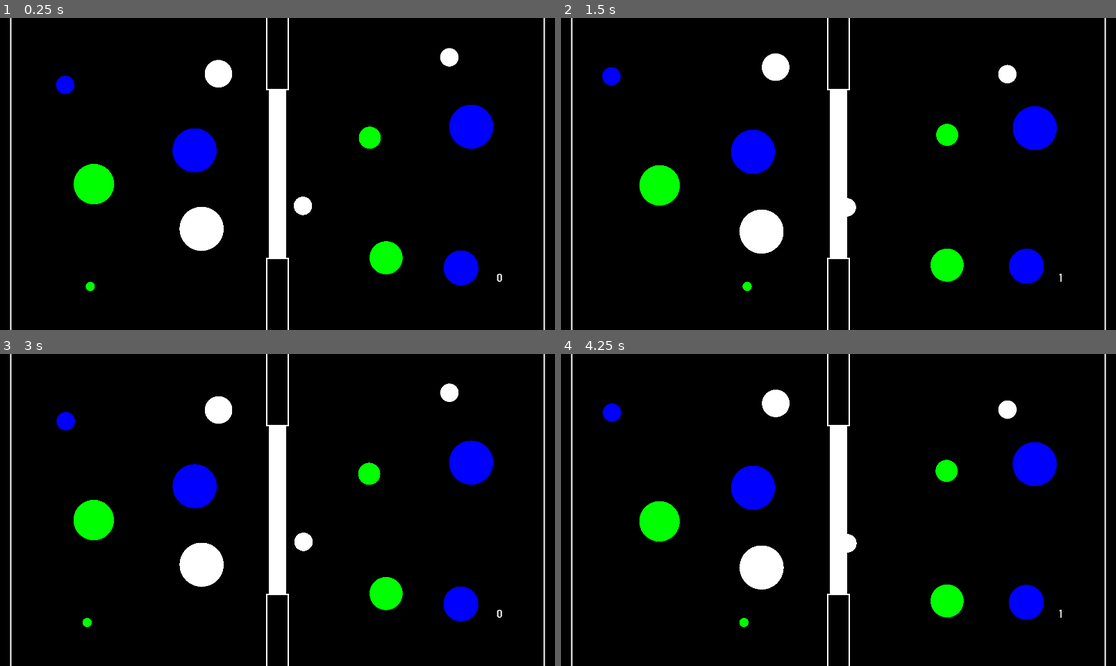
Above: before the commit, frames 1-4 (two rows, left to right).
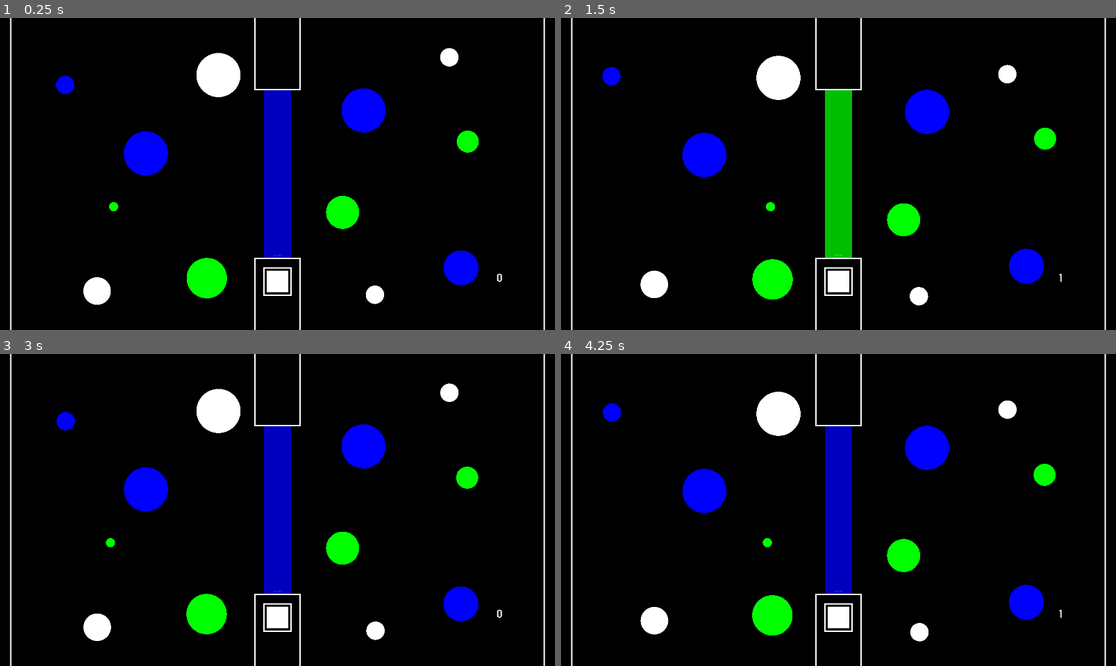
Above: after the commit, the same moments.

Repository: Dark-Gran/Spirit-Circles
Game: Godot game, scene res://src/Main.tscn
The game is run twice, just before and just after one commit, with the same random seed, the same clock (stepped at 60 frames per second) and the same inputs.
Inputs (mouse positions are in pixels of both pictures, inside the frame that each line leads up to):
- Up to frame 1 (0.25 s): no input
- Up to frame 2 (1.5 s): click (838, 280) at 0.52 s; move the mouse to (960, 158) at 1.27 s; hold Right (ui_right) from 1.28 s (still down)
- Up to frame 3 (3 s): tap Space (ui_accept) at 1.52, 2.27 s; move the mouse to (166, 525) at 2.02 s; release Right (ui_right) at 2.03 s; hold Left (ui_left) 2.03-2.78 s; move the mouse to (333, 441) at 2.77 s; hold Right (ui_right) from 2.78 s (still down)
- Up to frame 4 (4.25 s): keep holding Right (ui_right); move the mouse to (810, 572) at 3.52 s; tap Space (ui_accept) at 3.77 s

The runs differ from the first frame. In frame 1, 12% of the frame differs, in the area x 13-89%, y 0-100%; in frame 2, 12%; in frame 3, 12%; in frame 4, 12%.

Commit message:
"switch button" + level9 update

Diff:
--- a/src/world/Circle.gd
+++ b/src/world/Circle.gd
@@ -107,7 +107,7 @@
 	if unbreakable && grow_buffer == 0:
 		unbreakable = false
 	# Reset collison-exceptions
-	if ignored_while_overlapping.size() > 0:
+	if !merging_away && ignored_while_overlapping.size() > 0:
 		var not_to_ignore_anymore = Array()
 		for i in ignored_while_overlapping:
 			if i.is_in_group("circles"):
@@ -115,7 +115,7 @@
 					not_to_ignore_anymore.append(i)
 			else:
 				if i.get_node_or_null("CollisionShape2D") != null:
-					if !$CollisionShape2D.shape.collide($CollisionShape2D.transform, i.get_node("CollisionShape2D").shape, i.get_node("CollisionShape2D").transform):
+					if !$CollisionShape2D.shape.collide_with_motion($CollisionShape2D.global_transform, velocity*delta, i.get_node("CollisionShape2D").shape, i.get_node("CollisionShape2D").global_transform, Vector2.ZERO):
 						not_to_ignore_anymore.append(i)
 		for i in not_to_ignore_anymore:
 			remove_from_ignore_while_overlapping(i)
@@ -212,7 +212,7 @@
 		ColorType.GREEN:
 			bounce(collision)
 		ColorType.BLUE:
-			dance(collider)
+			dance(collider, collision)
 		ColorType.RED:
 			split(collider)
 
@@ -229,10 +229,9 @@
 	grow_buffer += collider.size+collider.grow_buffer
 	collider.grow_buffer = 0
 
-func dance(collider):
-	var collision_normal = (position-collider.position).normalized()
-	if collision_normal.dot(velocity) < 0:
-		velocity = velocity.reflect(collision_normal)
+func dance(collider, collision):
+	if collision.normal.dot(velocity) < 0:
+		velocity = velocity.reflect(collision.normal)
 		var new_angle = rad2deg(velocity.angle())
 		if angle >= new_angle:
 			angle += DANCE_STRENGTH
--- /dev/null
+++ b/src/world/levels/Level_009.gd
@@ -0,0 +1,7 @@
+extends Level
+
+func _ready():
+	$Statics/Button.switchables.append($Statics/Beam)
+	$Statics/Beam.possible_colors.append(Circle.ColorType.WHITE)
+	$Statics/Beam.possible_colors.append(Circle.ColorType.BLUE)
+	$Statics/Beam.possible_colors.append(Circle.ColorType.GREEN)
--- a/src/world/levels/Level_009.tscn
+++ b/src/world/levels/Level_009.tscn
@@ -1,19 +1,87 @@
-[gd_scene load_steps=6 format=2]
+[gd_scene load_steps=7 format=2]
 
 [ext_resource path="res://src/world/Circle.tscn" type="PackedScene" id=1]
-[ext_resource path="res://src/world/levels/Level.gd" type="Script" id=2]
-[ext_resource path="res://src/world/obstacles/Wall_0.tscn" type="PackedScene" id=3]
+[ext_resource path="res://src/world/levels/Level_009.gd" type="Script" id=2]
+[ext_resource path="res://src/world/obstacles/Wall_3.tscn" type="PackedScene" id=3]
 [ext_resource path="res://src/world/obstacles/Wall_2.tscn" type="PackedScene" id=4]
 [ext_resource path="res://src/world/obstacles/Beam.tscn" type="PackedScene" id=5]
+[ext_resource path="res://src/world/obstacles/Button.tscn" type="PackedScene" id=6]
 
 [node name="Level" type="Node2D"]
 script = ExtResource( 2 )
+
+[node name="Circles" type="Node2D" parent="."]
+
+[node name="Circle" parent="Circles" instance=ExtResource( 1 )]
+position = Vector2( 235.244, 236.904 )
+color_type = 2
+angle = 210
+size = 10.0
+
+[node name="Circle2" parent="Circles" instance=ExtResource( 1 )]
+position = Vector2( 1185.21, 668.063 )
+color_type = 1
+angle = 90
+size = 18.0
+
+[node name="Circle3" parent="Circles" instance=ExtResource( 1 )]
+position = Vector2( 756.447, 195.824 )
+angle = 110
+size = 24.0
+
+[node name="Circle4" parent="Circles" instance=ExtResource( 1 )]
+position = Vector2( 1255.93, 319.112 )
+color_type = 2
+angle = 30
+size = 24.0
+
+[node name="Circle5" parent="Circles" instance=ExtResource( 1 )]
+position = Vector2( 338.384, 949.321 )
+angle = 240
+size = 15.0
+
+[node name="Circle6" parent="Circles" instance=ExtResource( 1 )]
+position = Vector2( 1556.4, 125.287 )
+angle = 100
+
+[node name="Circle7" parent="Circles" instance=ExtResource( 1 )]
+position = Vector2( 1308.11, 956.945 )
+angle = 175
+
+[node name="Circle8" parent="Circles" instance=ExtResource( 1 )]
+position = Vector2( 1592.03, 865.834 )
+color_type = 2
+angle = -20
+size = 19.0
+
+[node name="Circle9" parent="Circles" instance=ExtResource( 1 )]
+position = Vector2( 331.353, 653.182 )
+color_type = 1
+
+[node name="Circle10" parent="Circles" instance=ExtResource( 1 )]
+position = Vector2( 1607.57, 429.665 )
+color_type = 1
+angle = -10
+size = 12.0
+
+[node name="Circle11" parent="Circles" instance=ExtResource( 1 )]
+position = Vector2( 506.452, 468.083 )
+color_type = 2
+angle = 150
+size = 24.0
+
+[node name="Circle12" parent="Circles" instance=ExtResource( 1 )]
+position = Vector2( 712.284, 899.656 )
+color_type = 1
+angle = 15
+size = 22.0
 
 [node name="Statics" type="Node2D" parent="."]
 
 [node name="Beam" parent="Statics" instance=ExtResource( 5 )]
 position = Vector2( 960, 540 )
-scale = Vector2( 1, 1.246 )
+scale = Vector2( 1.6, 1.246 )
+color_type = 2
 
 [node name="Wall" parent="Statics" instance=ExtResource( 4 )]
 position = Vector2( 0, 540 )
@@ -27,68 +95,5 @@
 [node name="Wall4" parent="Statics" instance=ExtResource( 3 )]
 position = Vector2( 960, 0 )
 
-[node name="Circles" type="Node2D" parent="."]
-
-[node name="Circle" parent="Circles" instance=ExtResource( 1 )]
-position = Vector2( 235.244, 236.904 )
-color_type = 2
-angle = 210
-size = 10.0
-
-[node name="Circle2" parent="Circles" instance=ExtResource( 1 )]
-position = Vector2( 1335.62, 825.207 )
-color_type = 1
-angle = 90
-size = 18.0
-
-[node name="Circle3" parent="Circles" instance=ExtResource( 1 )]
-position = Vector2( 698.079, 727.871 )
-angle = 110
-size = 24.0
-
-[node name="Circle4" parent="Circles" instance=ExtResource( 1 )]
-position = Vector2( 1628.59, 375.235 )
-color_type = 2
-angle = 30
-size = 24.0
-
-[node name="Circle5" parent="Circles" instance=ExtResource( 1 )]
-position = Vector2( 758.185, 197.272 )
-angle = 240
-size = 15.0
-
-[node name="Circle6" parent="Circles" instance=ExtResource( 1 )]
-position = Vector2( 1556.4, 125.287 )
-angle = 100
-
-[node name="Circle7" parent="Circles" instance=ExtResource( 1 )]
-position = Vector2( 1058.92, 649.39 )
-angle = 175
-
-[node name="Circle8" parent="Circles" instance=ExtResource( 1 )]
-position = Vector2( 1592.03, 865.834 )
-color_type = 2
-angle = -20
-size = 19.0
-
-[node name="Circle9" parent="Circles" instance=ExtResource( 1 )]
-position = Vector2( 250.536, 929.308 )
-color_type = 1
-
-[node name="Circle10" parent="Circles" instance=ExtResource( 1 )]
-position = Vector2( 1268.59, 416.195 )
-color_type = 1
-angle = -10
-size = 12.0
-
-[node name="Circle11" parent="Circles" instance=ExtResource( 1 )]
-position = Vector2( 674.821, 456.858 )
-color_type = 2
-angle = 150
-size = 24.0
-
-[node name="Circle12" parent="Circles" instance=ExtResource( 1 )]
-position = Vector2( 321.667, 574.142 )
-color_type = 1
-angle = 15
-size = 22.0
+[node name="Button" parent="Statics" instance=ExtResource( 6 )]
+position = Vector2( 960, 912 )
--- a/src/world/obstacles/Beam.gd
+++ b/src/world/obstacles/Beam.gd
@@ -2,5 +2,24 @@
 
 export (Circle.ColorType) var color_type = Circle.ColorType.WHITE
 
+var possible_colors = Array()
+
 func _ready():
+	refresh()
+
+func refresh():
 	$MeshInstance2D.modulate = Circle.ct_dict.get(color_type).get("color")
+	$MeshInstance2D.modulate.a = 0.5*$MeshInstance2D.modulate.a
+
+func switch():
+	var found = false
+	for p in possible_colors:
+		if found:
+			color_type = p
+			refresh()
+			return found
+		elif p == color_type:
+			found = true
+	color_type = possible_colors[0]
+	refresh()
+	return found
--- /dev/null
+++ b/src/world/obstacles/Button.gd
@@ -0,0 +1,7 @@
+extends Node2D
+
+var switchables = Array()
+
+func _on_Button_pressed():
+	for s in switchables:
+		s.switch()
--- /dev/null
+++ b/src/world/obstacles/Button.tscn
@@ -0,0 +1,34 @@
+[gd_scene load_steps=3 format=2]
+
+[ext_resource path="res://src/world/obstacles/Button.gd" type="Script" id=1]
+
+[sub_resource type="CubeMesh" id=1]
+size = Vector3( 100, 100, 2 )
+
+[node name="Button" type="Node2D"]
+script = ExtResource( 1 )
+
+[node name="Button" type="Button" parent="."]
+margin_left = -50.0
+margin_top = -50.0
+margin_right = 50.0
+margin_bottom = 50.0
+focus_mode = 0
+flat = true
+__meta__ = {
+"_edit_use_anchors_": false
+}
+
+[node name="MeshInstance2D2" type="MeshInstance2D" parent="."]
+mesh = SubResource( 1 )
+
+[node name="MeshInstance2D3" type="MeshInstance2D" parent="."]
+modulate = Color( 0, 0, 0, 1 )
+scale = Vector2( 0.9, 0.9 )
+mesh = SubResource( 1 )
+
+[node name="MeshInstance2D" type="MeshInstance2D" parent="."]
+scale = Vector2( 0.75, 0.75 )
+mesh = SubResource( 1 )
+
+[connection signal="pressed" from="Button" to="." method="_on_Button_pressed"]
--- /dev/null
+++ b/src/world/obstacles/Wall_3.tscn
@@ -0,0 +1,21 @@
+[gd_scene load_steps=3 format=2]
+
+[sub_resource type="CubeMesh" id=1]
+size = Vector3( 20, 20, 2 )
+
+[sub_resource type="RectangleShape2D" id=2]
+
+[node name="Wall" type="KinematicBody2D"]
+
+[node name="MeshInstance2D" type="MeshInstance2D" parent="."]
+scale = Vector2( 8, 25 )
+mesh = SubResource( 1 )
+
+[node name="MeshInstance2D2" type="MeshInstance2D" parent="."]
+modulate = Color( 0, 0, 0, 1 )
+scale = Vector2( 7.5, 24.5 )
+mesh = SubResource( 1 )
+
+[node name="CollisionShape2D" type="CollisionShape2D" parent="."]
+scale = Vector2( 8, 25 )
+shape = SubResource( 2 )
